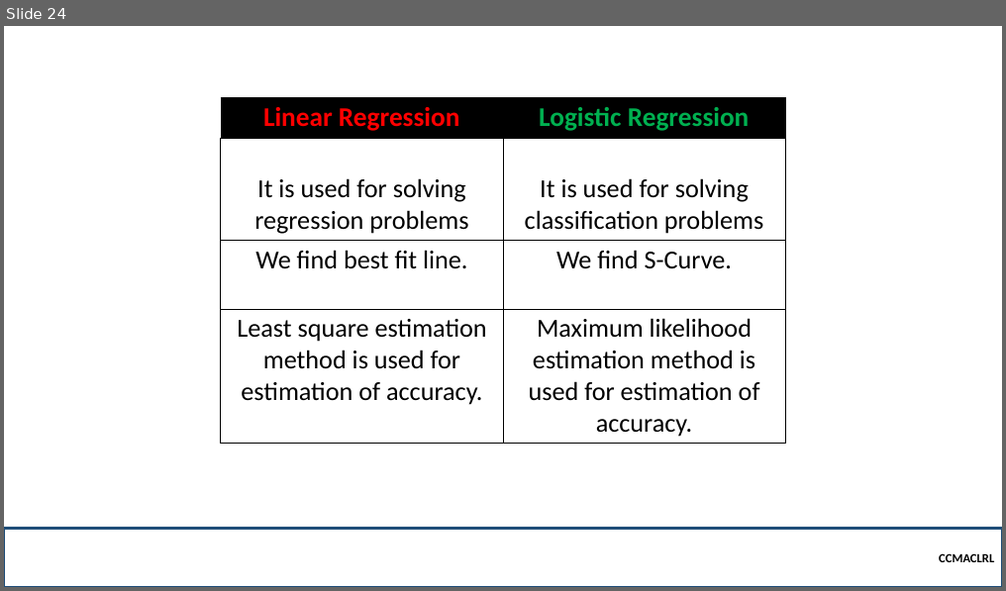
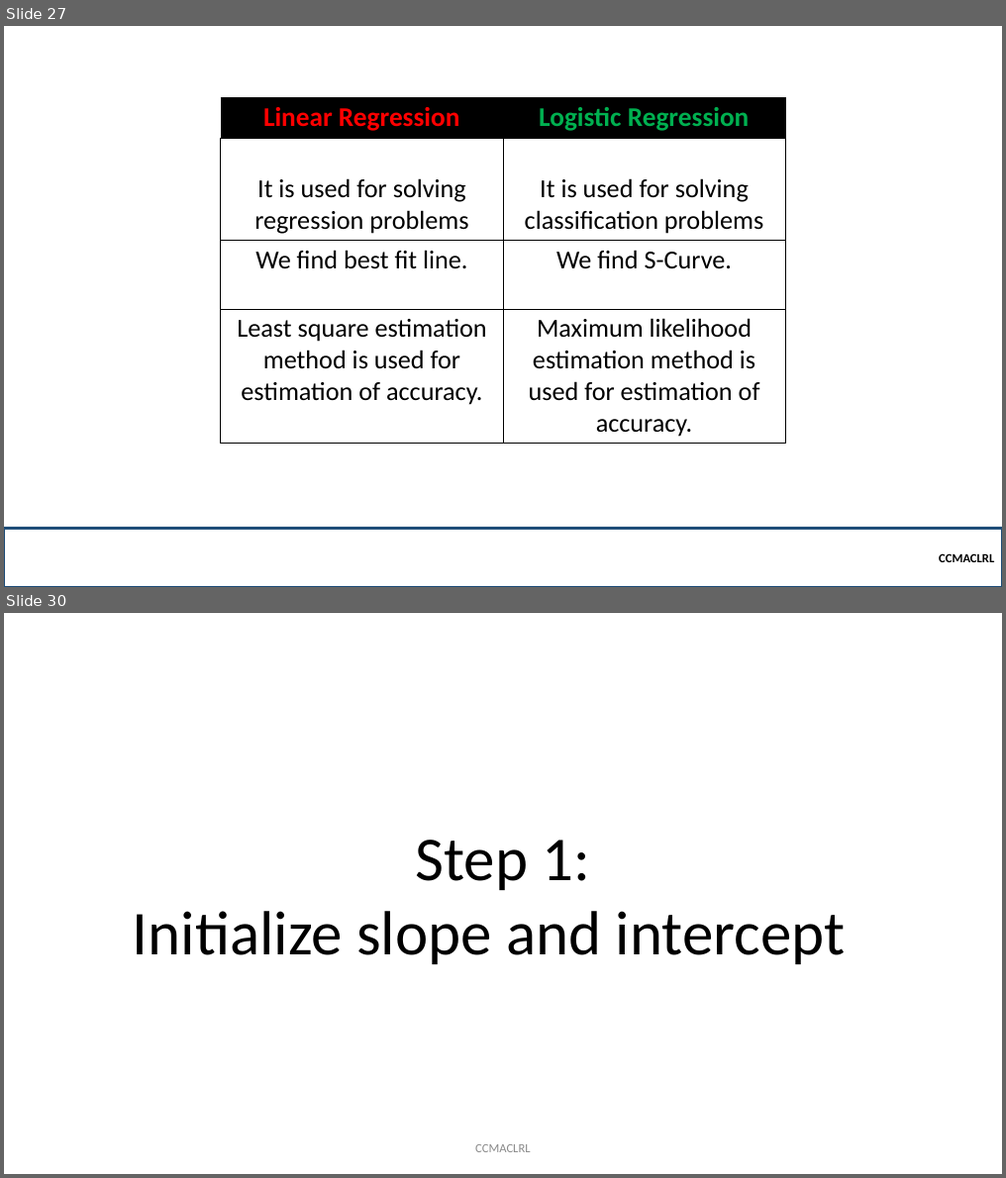
Before and after one commit to OG-CZ/CCMACLRL-EXERCISES-COM231, a slide deck: _LECTURES/5 - Logistic Regression/Introduction to Logistic Regression.pptx. Shown one above the other, each under a label of ours: slide 24 before the commit, slides 27 and 30 after it; the slides between them are not shown. The pictures are 1006x591 and 1006x1178 pixels, drawn with LibreOffice and Linux fonts; fonts in the diff are those of the drawing; background and template pictures are left out. Boxes give left, top, right and bottom in pixels: in the first picture for what was removed or moved away, otherwise in the second. Text is boxed around its words. In the diff, an @@ line names an element or a change of style, - is before the commit and + after.

Commit message:
CCMACLRL

```diff
--- a/_LECTURES/5 - Logistic Regression/Introduction to Logistic Regression.pptx
+++ b/_LECTURES/5 - Logistic Regression/Introduction to Logistic Regression.pptx
@@ slide 30 added at bbox=[4, 613, 1002, 1174], background #FFFFFF @@
@@ text added at bbox=[133, 840, 845, 964], 60 pt, text #000000 @@
+Step 1:
+Initialize slope and intercept
@@ text added at bbox=[475, 1145, 530, 1153], 12 pt, text #8C8C8C @@
+CCMACLRL
@@ what was slide 24 is now slide 27 @@
```
Also in this commit, not shown: 10 slides changed, 34 other slides added, 46 other files.
